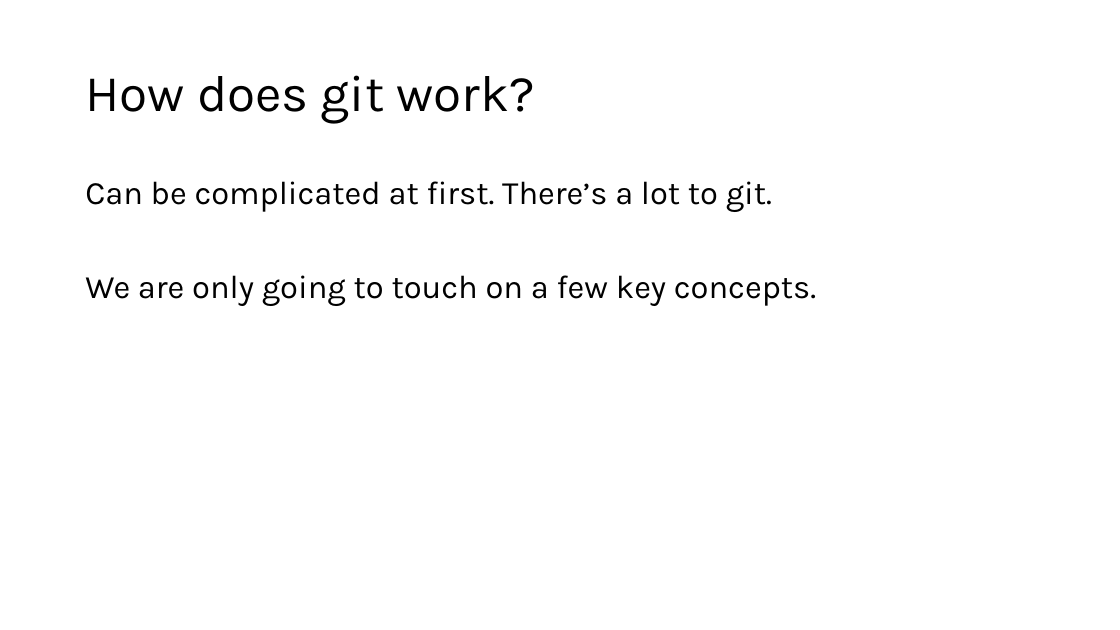
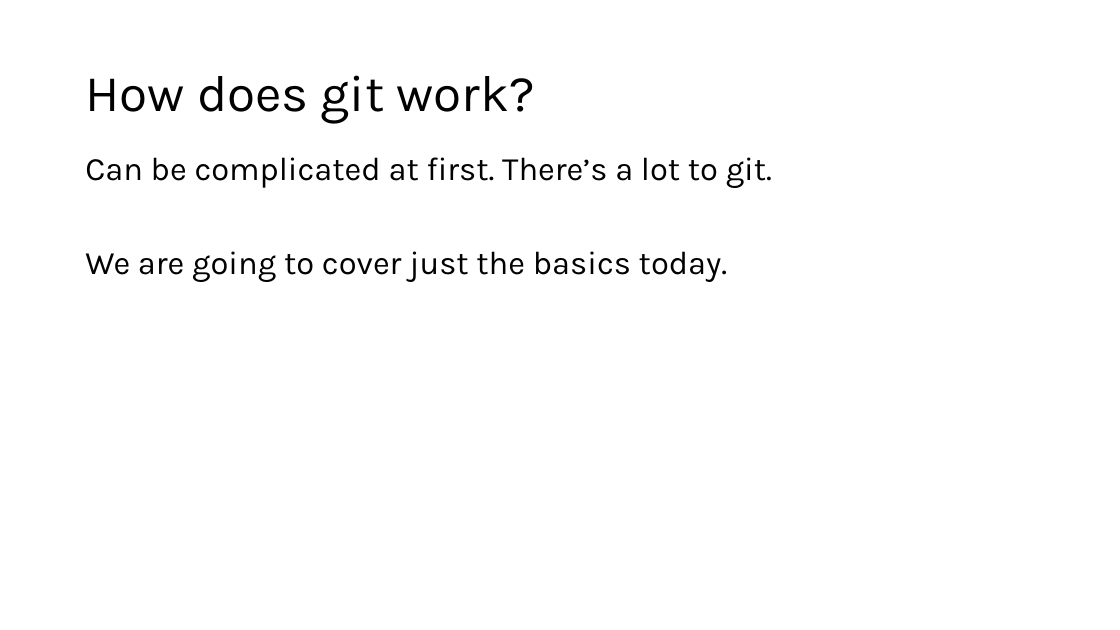
Before and after one commit to theycallmemac/talks, a slide deck: slide 8 of Git/Intro-To-Git/Git.pptx (slide 7 before the commit). Drawn at 1120x630 pixels with LibreOffice and Linux fonts; fonts in the diff are those of the drawing; background and template pictures are left out. Boxes give left, top, right and bottom in pixels: in the first picture for what was removed or moved away, otherwise in the second. Text is boxed around its words. In the diff, an @@ line names an element or a change of style, - is before the commit and + after.

```diff
--- a/Git/Intro-To-Git/Git.pptx
+++ b/Git/Intro-To-Git/Git.pptx
@@ text "Can be complicated at first. ...": place and size @@
-text "Can be complicated at first. ..." at (85,181,816,306)
+text "Can be complicated at first. ..." at (85,157,772,282)
@@ text at (85,251,727,282): text changed @@
-We are only going to touch on a few key concepts.
+We are going to cover just the basics today.
```
Also in this commit, not shown: 11 other slides changed, 4 slides added, 2 slides removed, 10 other files.
